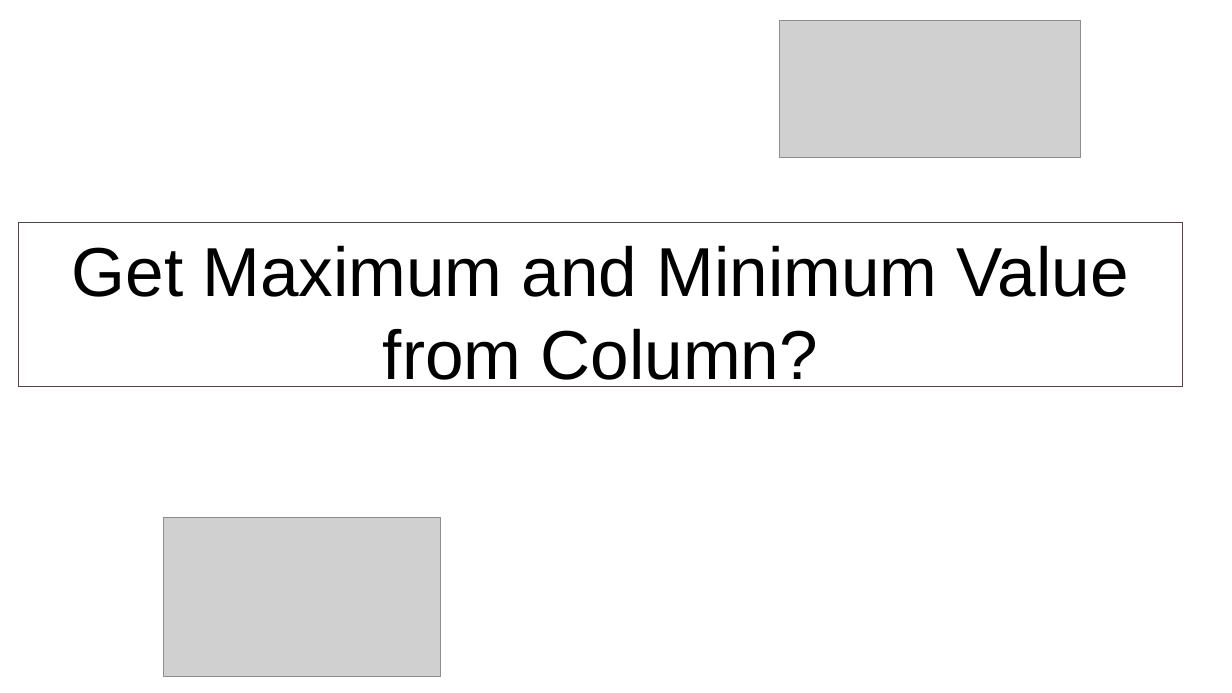
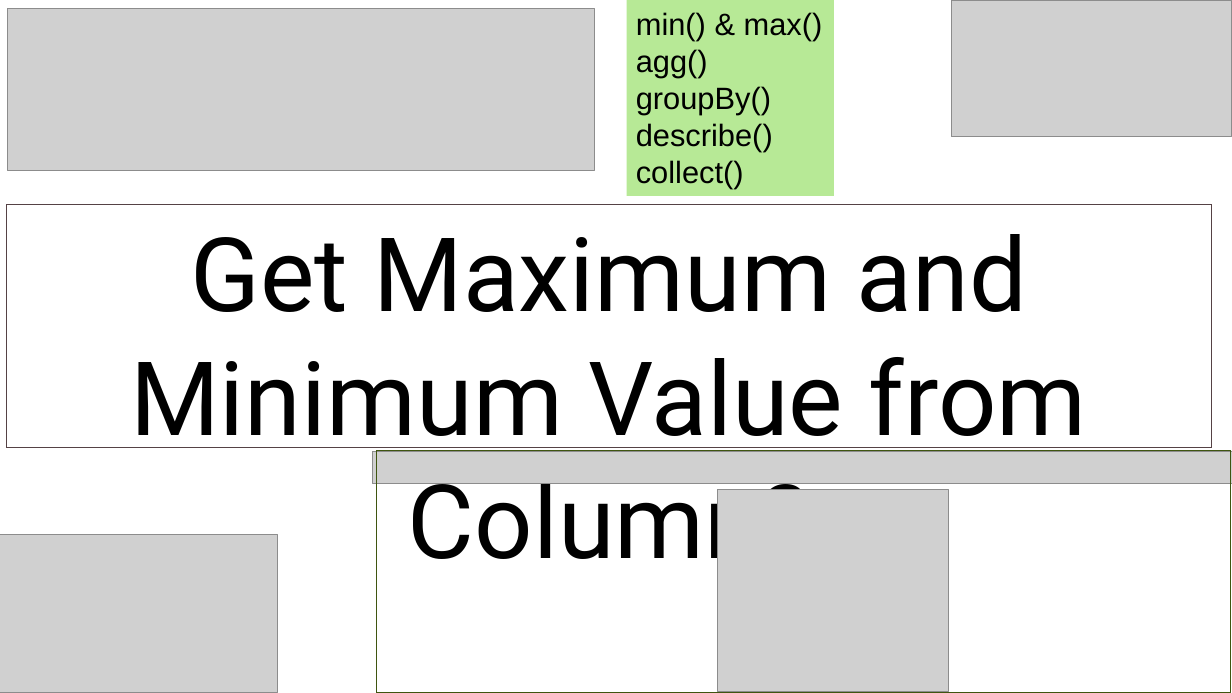
Before and after one commit to enuganti/data-engineer, a slide deck: slide 1 of PySpark/6_window functions/2_GroupBy and Aggregation/120_Get Maximum and Maximum Value From Column/template.pptx. Drawn at 1232x693 pixels with LibreOffice and Linux fonts; fonts in the diff are those of the drawing; grey boxes stand for pictures; background and template pictures are left out. Boxes give left, top, right and bottom in pixels: in the first picture for what was removed or moved away, otherwise in the second. Text is boxed around its words. In the diff, an @@ line names an element or a change of style, - is before the commit and + after.

```diff
--- a/PySpark/6_window functions/2_GroupBy and Aggregation/120_Get Maximum and Maximum Value From Column/template.pptx
+++ b/PySpark/6_window functions/2_GroupBy and Aggregation/120_Get Maximum and Maximum Value From Column/template.pptx
@@ picture added at [7, 8, 594, 171] @@
@@ rectangle added at [627, 0, 834, 196], fill #B7E996, 24 pt, text #000000 @@
+min() & max()
+agg()
+groupBy()
+describe()
+collect()
@@ picture: place and size @@
-picture at [780, 20, 1081, 157]
+picture at [951, 0, 1232, 137]
@@ rectangle "Get Maximum and Minimum Value ...": place and size @@
-rectangle "Get Maximum and Minimum Value ..." at [18, 223, 1183, 386]
+rectangle "Get Maximum and Minimum Value ..." at [6, 205, 1212, 448]
@@ rectangle "Get Maximum and Minimum Value ..." at [6, 205, 1212, 448]: size 54 to 80 pt, font Arial to Roboto @@
@@ picture added at [372, 451, 1232, 483] @@
@@ rectangle added at [377, 451, 1231, 693], outline #3F5511 1 pt @@
@@ picture added at [717, 490, 948, 692] @@
@@ picture: place and size @@
-picture at [163, 518, 440, 677]
+picture at [0, 534, 277, 693]
```
Also in this commit, not shown: 1 other file.
